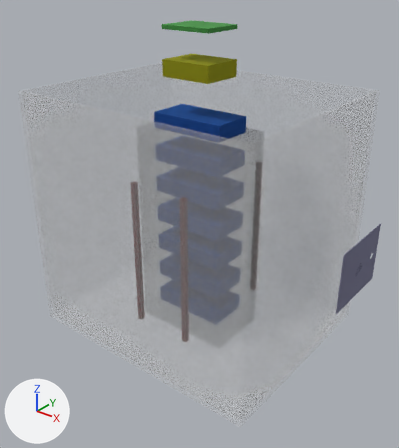
Two versions of the glTF model assemblies/compute-container/commercial-ac/assembly-exploded.glb, one commit apart.
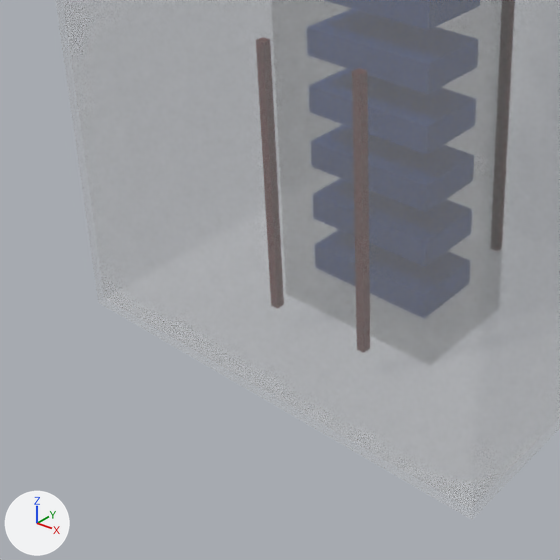
There are two pictures of each version: one whole from a 50 mm lens placed at (3708.0, -4636.0, 4194.0), pointed at (292.0, -366.0, 1547.0), one close up on the part from 0% to 72% of the width and 36% to 100% of the height. The axes (+X, +Y, +Z) are drawn at lower left. The lights are the same throughout. The first two pictures are the older version. Where no turn or scale is listed for an object, it has been applied to the vertices.

Before the edit, the objects in view are built like this:
```python
me_container_shell = bpy.data.meshes.new('container_shell')
me_container_shell.from_pydata(...)  # 16 vertices, 28 faces; spans x -1496.0..1496.0, y -1219.0..1219.0, z -1448.0..1448.0
me_container_shell.materials.append(mat_mat_0)  # light grey #d9d9d9
ob_container_shell = bpy.data.objects.new('container_shell', me_container_shell)
ob_container_shell.location = (0.0, 0.0, 1448.0)
```
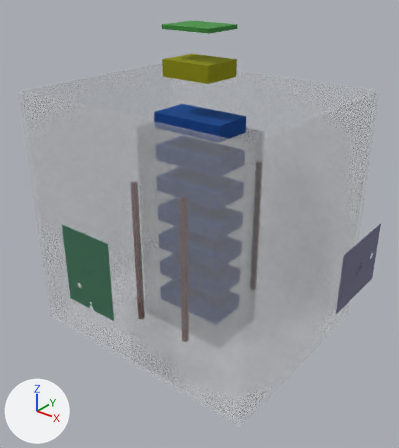
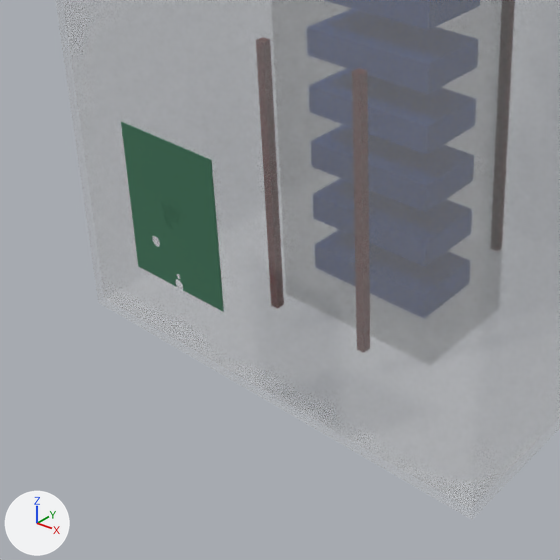
Patch to the scene script:
```diff
--- a/assemblies/compute-container/commercial-ac/assembly-exploded.glb.py
+++ b/assemblies/compute-container/commercial-ac/assembly-exploded.glb.py
@@ mat_mat_7 @@
+mat_mat_7 = principled_material('mat_7')
+mat_mat_7.base_color = (0.133, 0.319, 0.214)  # green #66997f
+mat_mat_7.metallic = 1.0
+mat_mat_7.roughness = 1.0
@@ me_arc_plt_ex_c @@
+me_arc_plt_ex_c.from_pydata(...)  # 4548 vertices, 9108 faces; spans x -320.0..320.0, y -3.0..3.0, z -420.0..420.0
+me_arc_plt_ex_c.materials.append(mat_mat_7)  # green #66997f
@@ ob_arc_plt_ex_c @@
+ob_arc_plt_ex_c = bpy.data.objects.new('ARC-PLT-EX-C', me_arc_plt_ex_c)
+ob_arc_plt_ex_c.location = (0.0, -1719.0, 1448.0)
```

Boxes (x1, y1, x2, y2) around the edits, measured in the close-ups (560 x 560 px):
'ARC-PLT-EX-C', added (green): after (121, 122, 224, 311)
